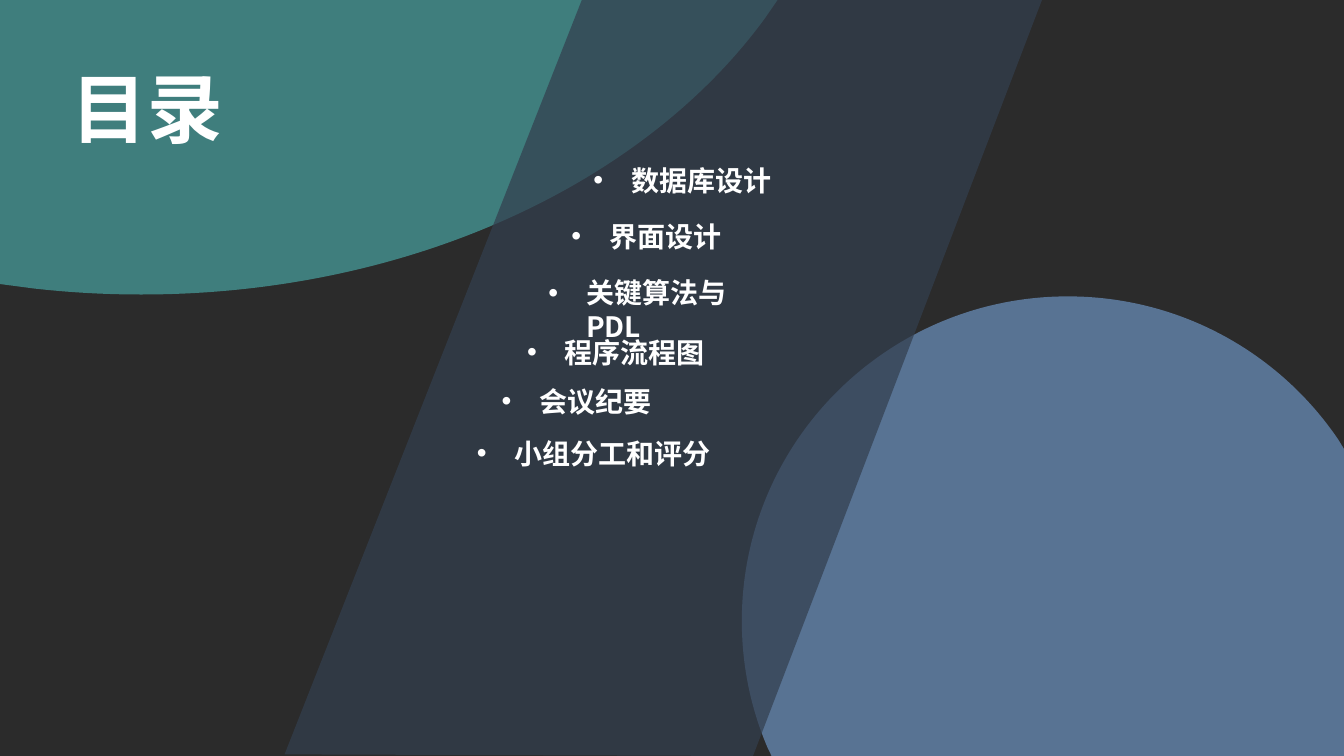
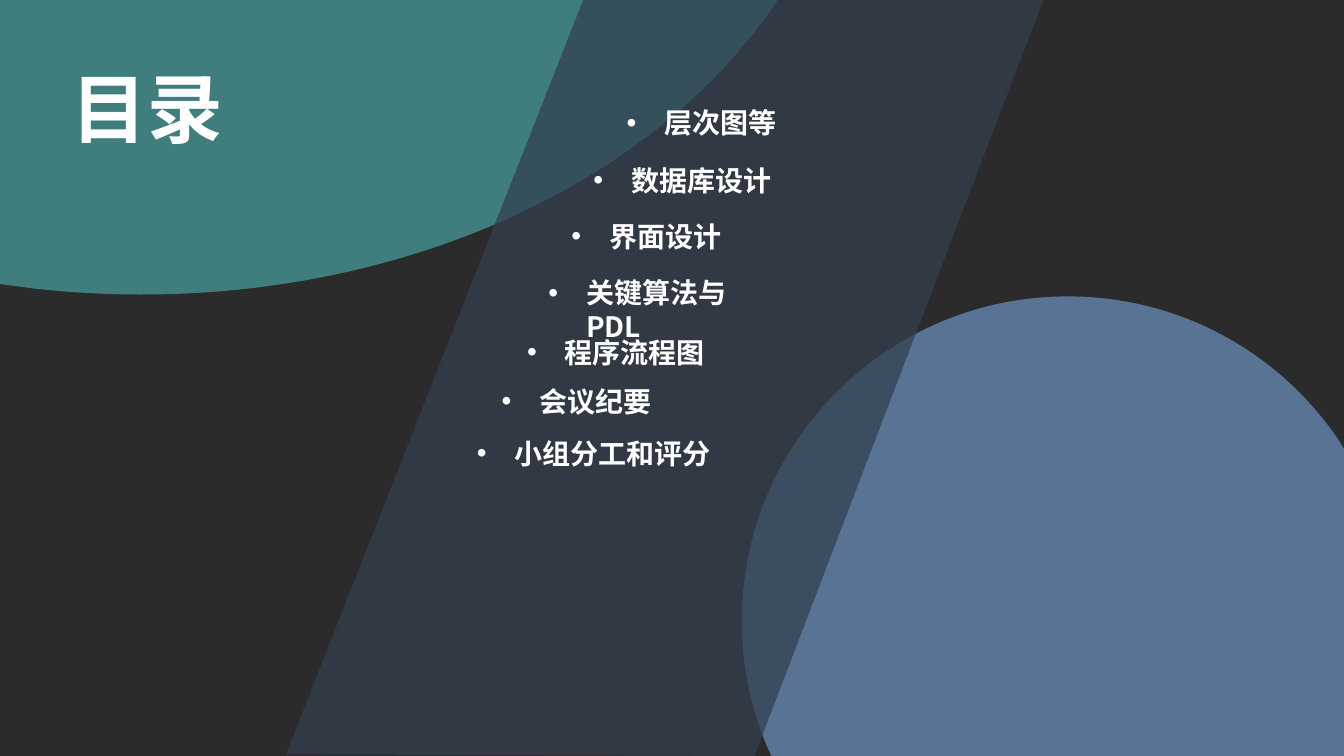
Before and after one commit to wo-ay/G10, a slide deck: slide 2 of 项目文档/文档与ppt/G10详细设计PPT.pptx. Drawn at 1344x756 pixels with LibreOffice and Linux fonts; fonts in the diff are those of the drawing; background and template pictures are left out; a plain dark background stands for a picture behind light text. Boxes give left, top, right and bottom in pixels: in the first picture for what was removed or moved away, otherwise in the second. Text is boxed around its words. In the diff, an @@ line names an element or a change of style, - is before the commit and + after.

```diff
--- a/项目文档/文档与ppt/G10详细设计PPT.pptx
+++ b/项目文档/文档与ppt/G10详细设计PPT.pptx
@@ freeform shape at (286,0,1044,756): outline redrawn @@
@@ text added at (664,109,776,136), 20 pt, text #FFFFFF, bold @@
+• 层次图等
```
Also in this commit, not shown: 2 other slides changed, 3 slides added, 2 other files.
